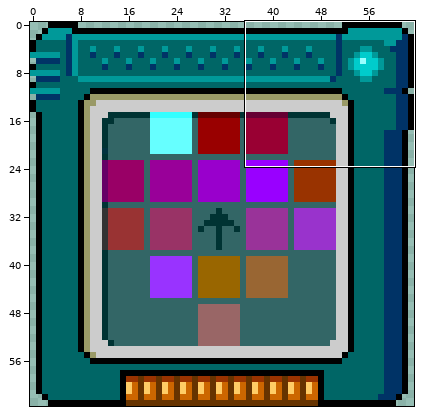
Pixel-art sprite, stored at assets/danceNetwork/dn_album.png. Above: a wide view before the commit, with the close-up outlined.
Close-up. Earlier state:
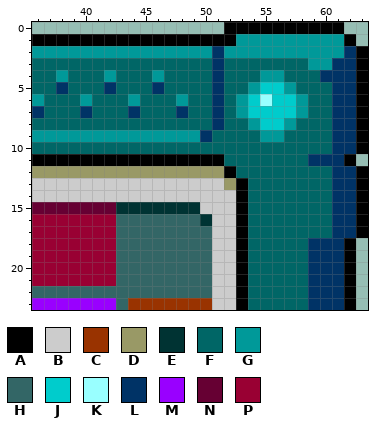
The file is 64x64 pixels. Shown: x 36..63, y 0..23.
Palette (. is transparent): A #000000  B #cccccc  C #993300  D #999966  E #003333  F #006666  G #009999  H #336666  J #00cccc  K #99ffff  L #003366  M #9900ff  N #660033  P #990033
Now the later version:
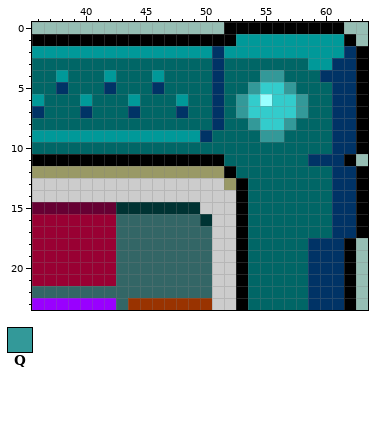
Colours new in this view: Q #339999
What changed:
colour J: #00cccc -> #33cccc
Changed rows in their new state; - is a pixel that keeps its letter.
first column x 53:
 4 --QQ--
 5 -Q--Q-
 6 Q----Q
 7 Q----Q
 8 -Q--Q-
 9 --QQ--
Boxes around the changes in both close-ups, in picture pixels (x1, y1, x2, y2):
changed: (236, 70, 308, 142)
